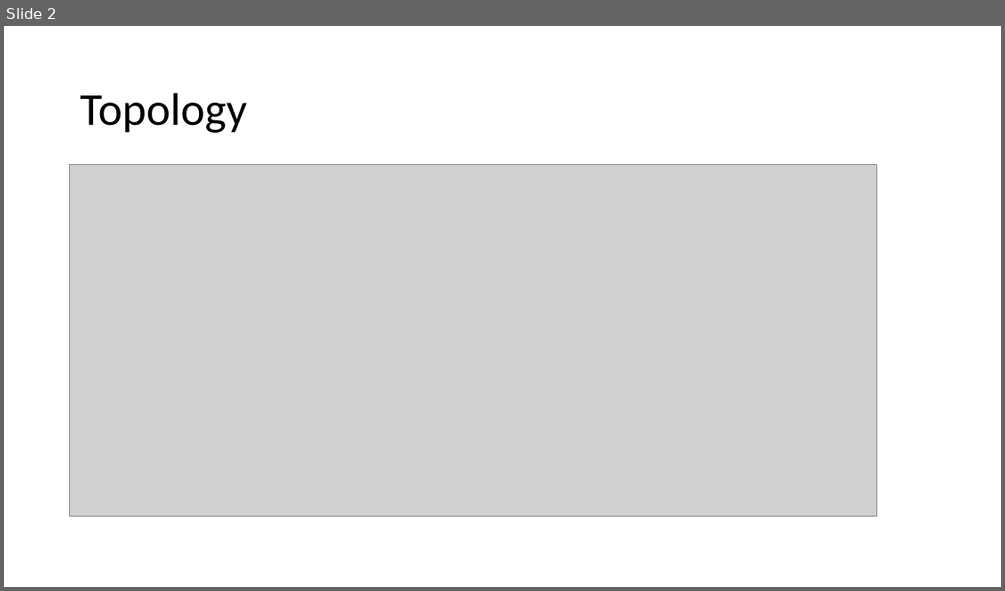
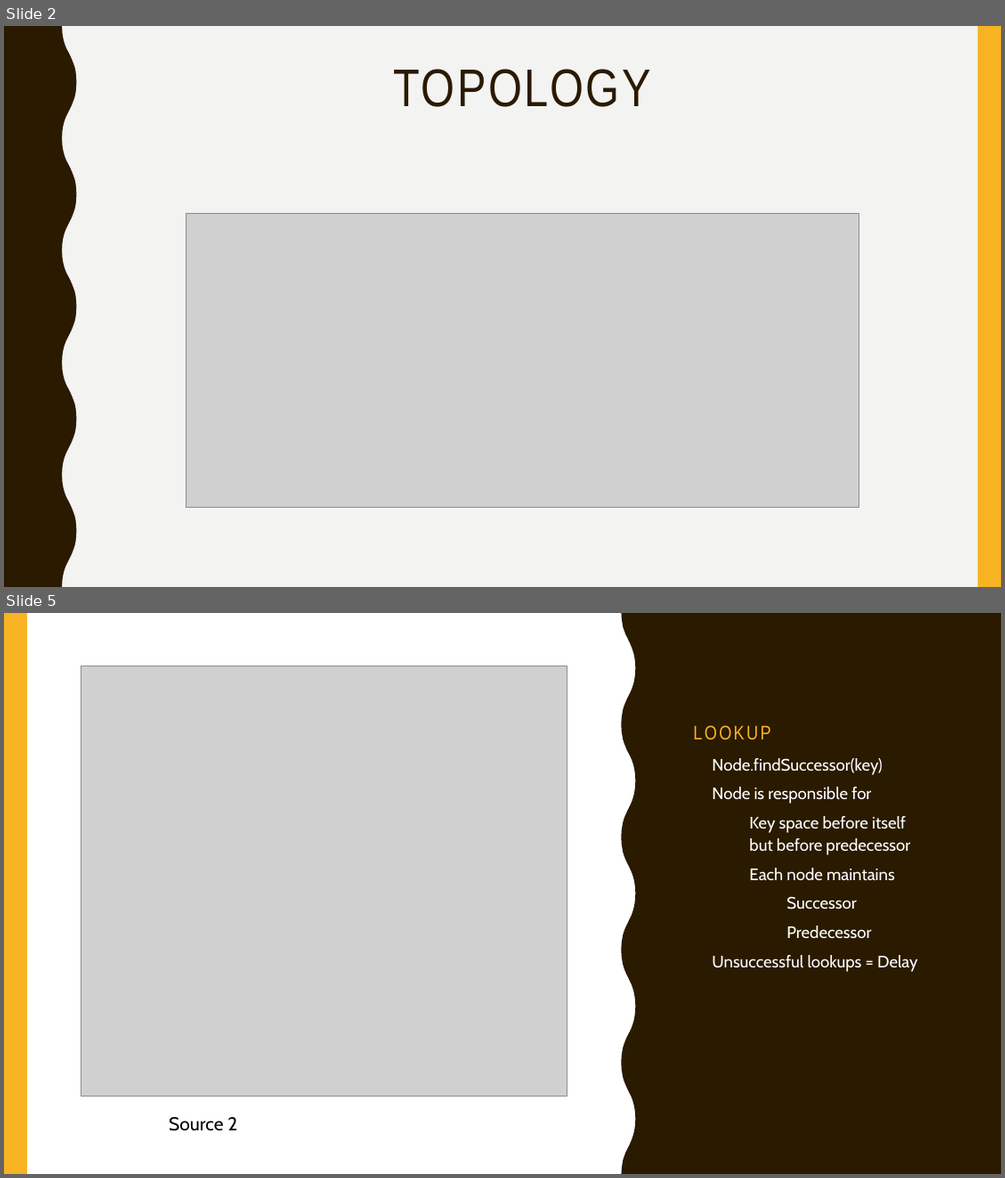
Before and after one commit to QuantamHD/routing-simulation-2, a slide deck: Chord Presentation.pptx. Shown one above the other, each under a label of ours: slide 2 before the commit, slides 2 and 5 after it; the slides between them are not shown. The pictures are 1005x591 and 1005x1178 pixels, drawn with LibreOffice and Linux fonts; fonts in the diff are those of the drawing; grey boxes stand for pictures. Boxes give left, top, right and bottom in pixels: in the first picture for what was removed or moved away, otherwise in the second. Text is boxed around its words. In the diff, an @@ line names an element or a change of style, - is before the commit and + after.

```diff
--- a/Chord Presentation.pptx
+++ b/Chord Presentation.pptx
@@ slide 5 added at box(4, 613, 1001, 1174), background #FFFFFF; not listed: 2 template elements that a slide beside it also shows @@
@@ rectangle added at box(4, 613, 1001, 1174), fill #FFFFFF @@
@@ rectangle added at box(4, 613, 27, 1174), fill #F8B323 @@
@@ freeform shape added at box(622, 613, 1001, 1174), fill #2A1A00 @@
@@ picture added at box(81, 666, 567, 1095) @@
@@ title added at box(693, 725, 770, 739), 19 pt, text #F8B323 @@
+LOOKUP
@@ text added at box(712, 758, 917, 972), 16 pt, text #FFFFFF @@
+• Node.findSuccessor(key)
+• Node is responsible for
+  – Key space before itself but before predecessor
+  – Each node maintains
+    • Successor
+    • Predecessor
+• Unsuccessful lookups = Delay
@@ text added at box(169, 1117, 237, 1131), 18 pt, text #000000 @@
+Source 2
@@ slide 2 changed as well @@
@@ background #FFFFFF to #F3F3F2 @@
@@ freeform shape added at box(4, 26, 77, 587), fill #2A1A00 @@
@@ rectangle added at box(978, 26, 1001, 587), fill #F8B323 @@
@@ title "TOPOLOGY" at box(394, 69, 651, 107): vertical alignment middle to top @@
@@ title at box(394, 69, 651, 107): text changed; size 44 to 51 pt; font Calibri to Arial Narrow; text colour #000000 to #2A1A00 @@
-Topology
+TOPOLOGY
@@ picture: place and size @@
-picture at box(70, 164, 877, 516)
+picture at box(186, 213, 859, 507)
```
Also in this commit, not shown: 7 other slides changed, 3 other slides added, 2 slides removed.
